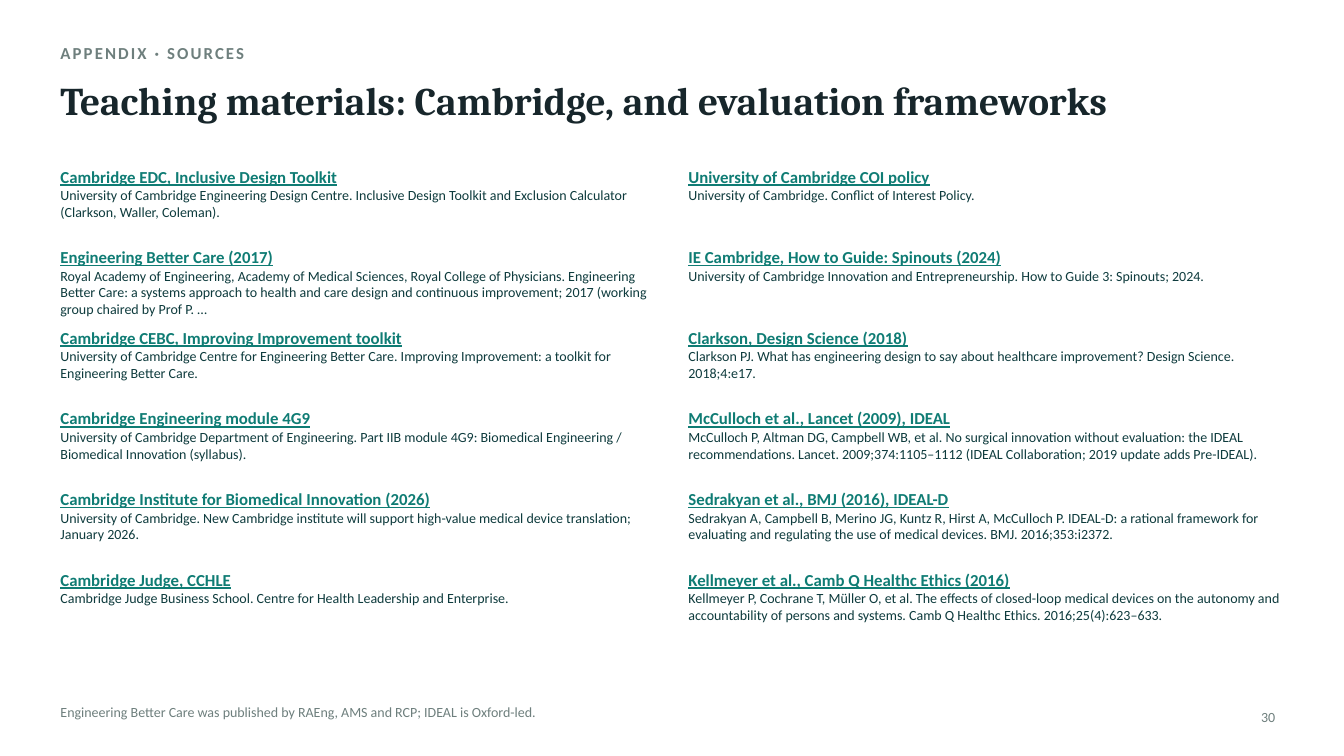
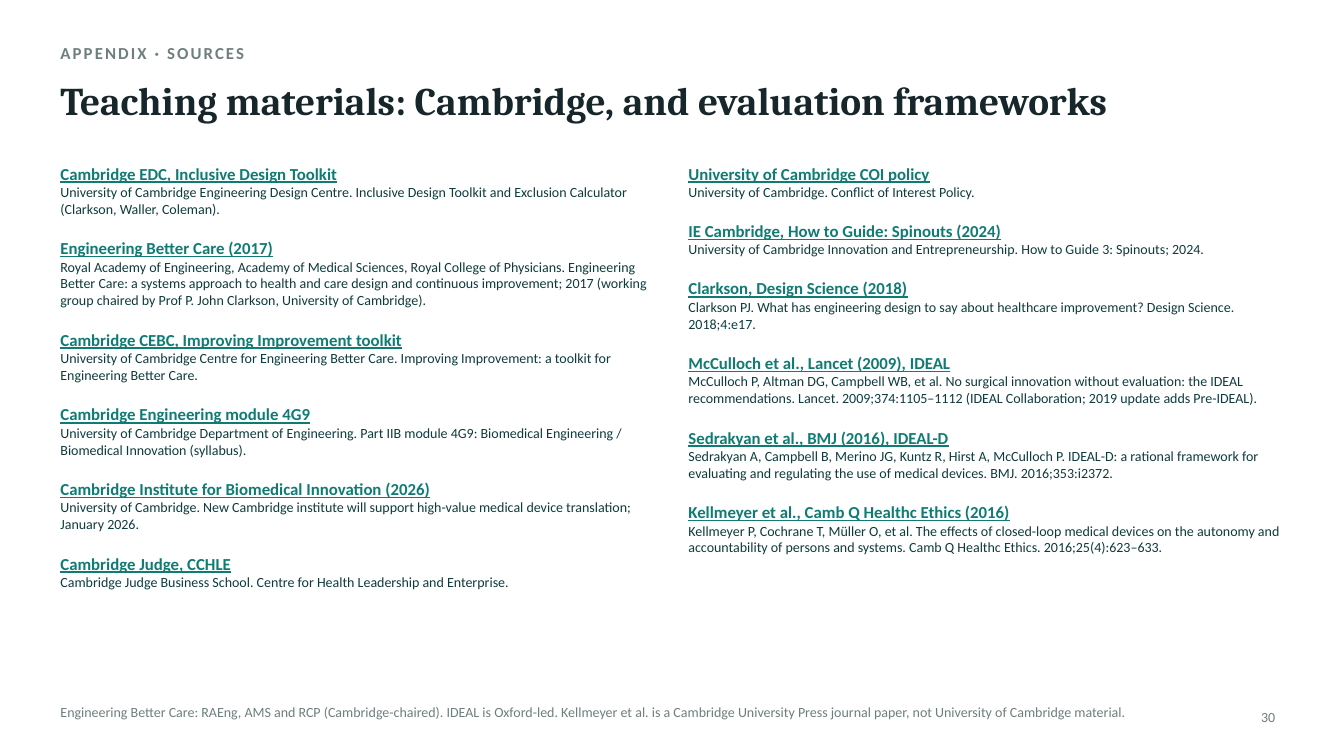
Before and after one commit to ivikasjha/claude, a slide deck: slide 30 of deck/From_Innovation_to_Patient_Impact.pptx. Drawn at 1344x756 pixels with LibreOffice and Linux fonts; fonts in the diff are those of the drawing. Boxes give left, top, right and bottom in pixels: in the first picture for what was removed or moved away, otherwise in the second. Text is boxed around its words. In the diff, an @@ line names an element or a change of style, - is before the commit and + after.

```diff
--- a/deck/From_Innovation_to_Patient_Impact.pptx
+++ b/deck/From_Innovation_to_Patient_Impact.pptx
@@ text "Engineering Better Care (2017)": place and size @@
-text "Engineering Better Care (2017)" at [60, 250, 647, 317]
+text "Engineering Better Care (2017)" at [60, 241, 647, 308]
@@ text "IE Cambridge, How to Guide: ...": place and size @@
-text "IE Cambridge, How to Guide: ..." at [688, 250, 1204, 284]
+text "IE Cambridge, How to Guide: ..." at [688, 224, 1204, 257]
@@ text at [60, 262, 647, 308]: text changed @@
-Royal Academy of Engineering, Academy of Medical Sciences, Royal College of Physicians. Engineering Better Care: a systems approach to health and care design and continuous improvement; 2017 (working group chaired by Prof P. …
+Royal Academy of Engineering, Academy of Medical Sciences, Royal College of Physicians. Engineering Better Care: a systems approach to health and care design and continuous improvement; 2017 (working group chaired by Prof P. John Clarkson, University of Cambridge).
@@ text "Clarkson, Design Science (2018)": place and size @@
-text "Clarkson, Design Science (2018)" at [688, 332, 1234, 380]
+text "Clarkson, Design Science (2018)" at [688, 282, 1234, 331]
@@ text "McCulloch et al., Lancet (2009), ...": place and size @@
-text "McCulloch et al., Lancet (2009), ..." at [688, 411, 1257, 462]
+text "McCulloch et al., Lancet (2009), ..." at [688, 356, 1257, 406]
@@ text "Cambridge Engineering module 4G9": place and size @@
-text "Cambridge Engineering module 4G9" at [60, 412, 613, 461]
+text "Cambridge Engineering module 4G9" at [60, 408, 613, 457]
@@ text "Sedrakyan et al., BMJ (2016), ...": place and size @@
-text "Sedrakyan et al., BMJ (2016), ..." at [688, 493, 1258, 542]
+text "Sedrakyan et al., BMJ (2016), ..." at [688, 432, 1258, 481]
@@ text "Cambridge Institute for Biomedical Innovation ...": place and size @@
-text "Cambridge Institute for Biomedical Innovation ..." at [60, 492, 631, 542]
+text "Cambridge Institute for Biomedical Innovation ..." at [60, 482, 631, 532]
@@ text "Kellmeyer et al., Camb Q ...": place and size @@
-text "Kellmeyer et al., Camb Q ..." at [688, 574, 1279, 623]
+text "Kellmeyer et al., Camb Q ..." at [688, 506, 1279, 555]
@@ text "Cambridge Judge, CCHLE": place and size @@
-text "Cambridge Judge, CCHLE" at [60, 574, 509, 606]
+text "Cambridge Judge, CCHLE" at [60, 558, 509, 590]
@@ text at [60, 707, 1125, 720]: text changed @@
-Engineering Better Care was published by RAEng, AMS and RCP; IDEAL is Oxford-led.
+Engineering Better Care: RAEng, AMS and RCP (Cambridge-chaired). IDEAL is Oxford-led. Kellmeyer et al. is a Cambridge University Press journal paper, not University of Cambridge material.
```
Also in this commit, not shown: 34 other slides changed, 1 slide removed, 37 other files.
